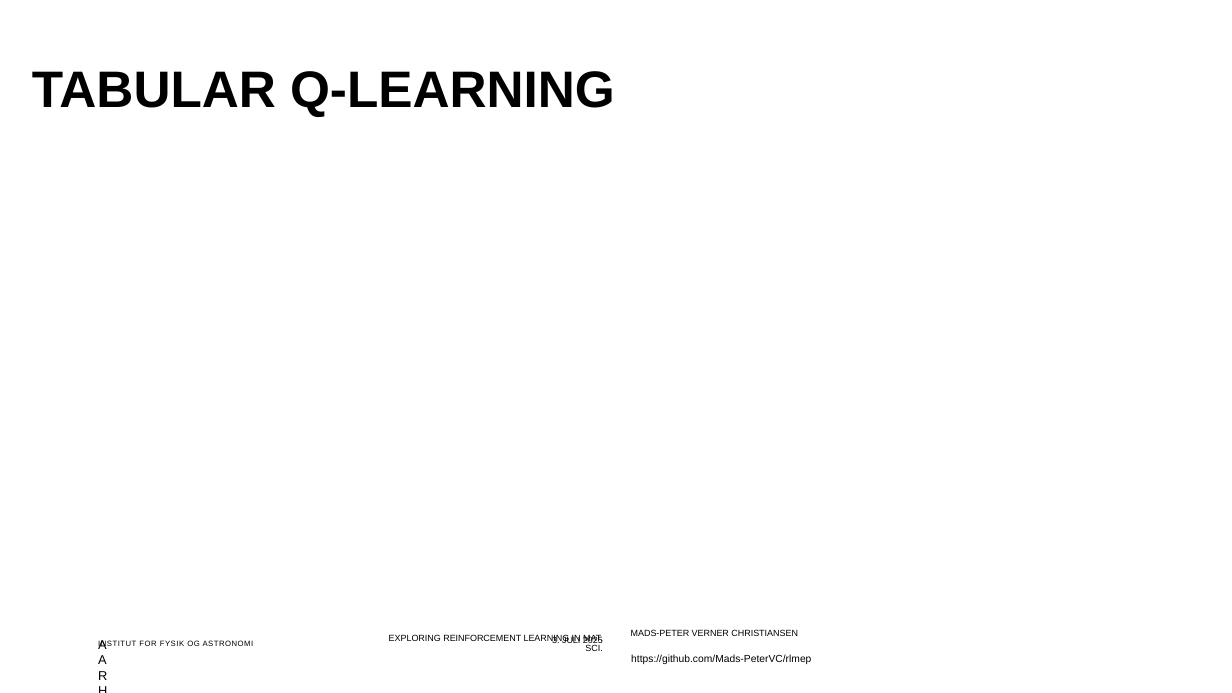
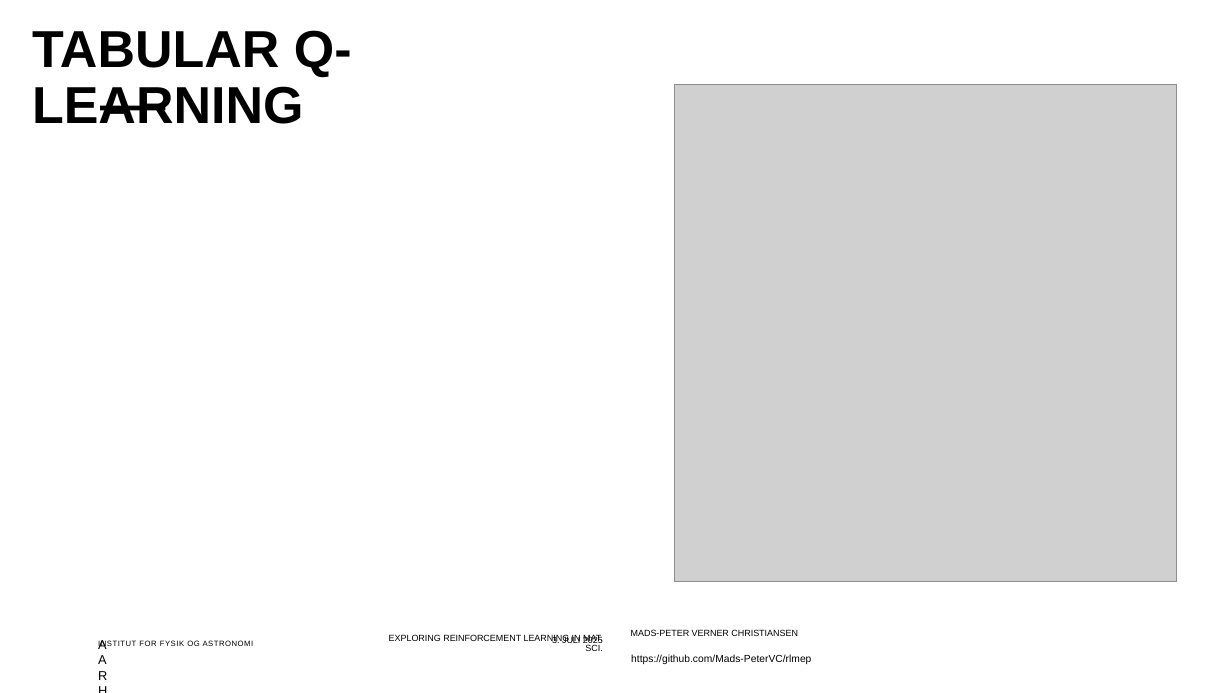
Before and after one commit to Mads-PeterVC/rlmep, a slide deck: slide 20 of slides/slides.pptx. Drawn at 1232x693 pixels with LibreOffice and Linux fonts; fonts in the diff are those of the drawing; grey boxes stand for pictures; background and template pictures are left out. Boxes give left, top, right and bottom in pixels: in the first picture for what was removed or moved away, otherwise in the second. Text is boxed around its words. In the diff, an @@ line names an element or a change of style, - is before the commit and + after.

```diff
--- a/slides/slides.pptx
+++ b/slides/slides.pptx
@@ title "TABULAR Q-LEARNING" at (32, 30, 352, 124): size 40 to 40.5 pt; vertical alignment bottom to top @@
@@ picture added at (674, 85, 1176, 581) @@
@@ rectangle added at (100, 105, 165, 110), fill #000000 @@
```
Also in this commit, not shown: 15 other files.
